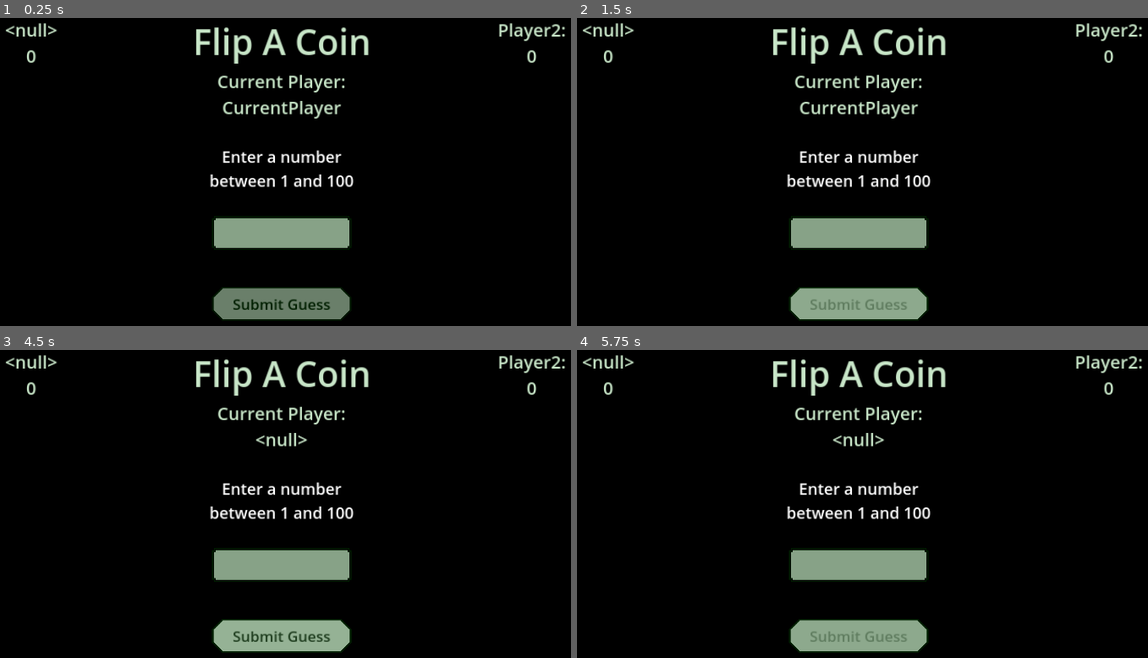
Above: before the commit, frames 1-4 (two rows, left to right).
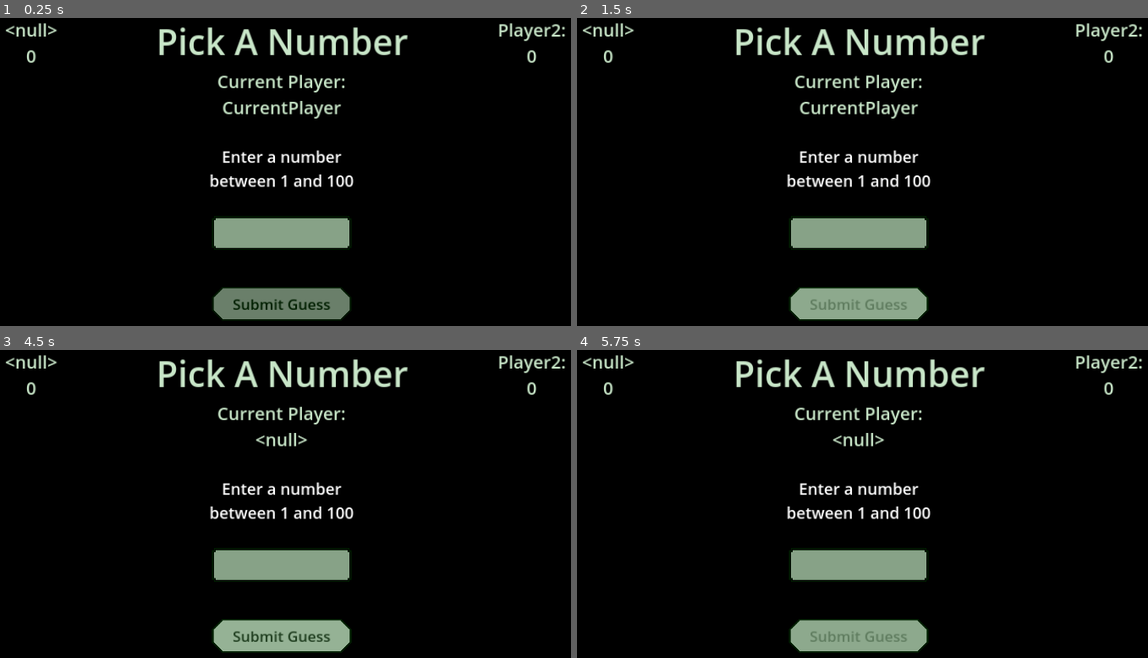
Above: after the commit, the same moments.

Repository: standstilldigitalmedia/MiniGames-gd
Game: Godot game, scene res://PickANumber/pick_a_number.tscn
Same seed, same stepped clock (60 frames per second), same inputs: the game is played once before the commit and once after it. This scene is started directly instead of the project's main scene.
Inputs (mouse positions are in pixels of both pictures, inside the frame that each line leads up to):
- Up to frame 1 (0.25 s): no input
- Up to frame 2 (1.5 s): click (856, 233) at 0.52 s; type "Alex" at 0.6 s; click "Submit Guess" at 1.25 s
- Up to frame 3 (4.5 s): tap Enter at 2, 3.5 s; tap Space at 2.75, 4.25 s
- Up to frame 4 (5.75 s): click "Submit Guess" at 5 s

The runs differ from the first frame. In frame 1, 1.9% of the frame differs, in the area x 27-72%, y 3-15%; in frame 2, 1.9%; in frame 3, 1.9%; in frame 4, 1.9%.
Error in both runs: Cannot call method 'get_value' on a null value. (res://Autoload/config_manager.gd:43)

Commit message:
Rock, Paper, Scissors
Rock, Paper, Scissors is complete. That was quick.

Diff:
--- a/PickANumber/pick_a_number.gd
+++ b/PickANumber/pick_a_number.gd
@@ -6,7 +6,7 @@
 var rng: RandomNumberGenerator
 
 func _ready():
-	overlay_scene = GlobalManager.create_overlay("Flip A Coin")
+	overlay_scene = GlobalManager.create_overlay("Pick A Number")
 	add_child(overlay_scene)
 	rng = GlobalManager.init_random_rng()
 
--- /dev/null
+++ b/RockPaperScissors/rock_paper_scissors.gd
@@ -0,0 +1,78 @@
+extends Control
+
+var overlay_scene: Node
+var player_1_throw = ""
+var player_2_throw = ""
+
+func disable_buttons(disable):
+	$Background/RockButton.set_disabled(disable)
+	$Background/PaperButton.set_disabled(disable)
+	$Background/ScissorsButton.set_disabled(disable)
+
+func reset_throws():
+	player_1_throw = ""
+	player_2_throw = ""
+
+func set_throw(throw):
+	if player_1_throw == "":
+		player_1_throw = throw
+	else:
+		player_2_throw = throw
+
+func _ready():
+	ConfigManager.read_config()
+	overlay_scene = GlobalManager.create_overlay("Rock, Paper, Scissors")
+	add_child(overlay_scene)
+
+func on_button_press(throw):
+	disable_buttons(true)
+	set_throw(throw)
+	$NextTurnTimer.start()
+
+func _on_rock_button_pressed():
+	on_button_press("rock")
+	$Background/RockButton.release_focus()
+
+func _on_paper_button_pressed():
+	on_button_press("paper")
+	$Background/PaperButton.release_focus()
+
+func _on_scissors_button_pressed():
+	on_button_press("scissors")
+	$Background/ScissorsButton.release_focus()
+
+func create_tie_box():
+	var confirm_box_scene = load(ConfigManager.CONFIRM_BOX_SCENE_PATH)
+	var confirm_box = confirm_box_scene.instantiate()
+	confirm_box.set_confirm_box("TIE!","It was a tie. Go again.","Ok", "Cancel")
+	add_child(confirm_box)
+
+func _on_next_turn_timer_timeout():
+	if player_1_throw != "" and player_2_throw != "":
+		if player_1_throw == "rock":
+			if player_2_throw == "rock":
+				create_tie_box()
+			elif player_2_throw == "paper":
+				overlay_scene.increase_player_2_score()
+			elif player_2_throw == "scissors":
+				overlay_scene.increase_player_1_score()
+		elif player_1_throw == "paper":
+			if player_2_throw == "rock":
+				overlay_scene.increase_player_1_score()
+			elif player_2_throw == "paper":
+				create_tie_box()
+			elif player_2_throw == "scissors":
+				overlay_scene.increase_player_2_score()
+		elif player_1_throw == "scissors":
+			if player_2_throw == "rock":
+				overlay_scene.increase_player_2_score()
+			elif player_2_throw == "paper":
+				overlay_scene.increase_player_1_score()
+			elif player_2_throw == "scissors":
+				create_tie_box()
+		var winner = GlobalManager.get_win_scene(overlay_scene)
+		if  winner != null:
+			add_child(winner)
+		reset_throws()
+	disable_buttons(false)
+	overlay_scene.switch_current_player()
--- /dev/null
+++ b/RockPaperScissors/rock_paper_scissors.tscn
@@ -0,0 +1,185 @@
+[gd_scene load_steps=20 format=3 uid="uid://dfw64fqxnevqg"]
+
+[ext_resource type="Script" path="res://RockPaperScissors/rock_paper_scissors.gd" id="1_qj3ve"]
+[ext_resource type="Texture2D" uid="uid://bod82v66b1g11" path="res://RockPaperScissors/Images/Rock.png" id="2_o0evx"]
+[ext_resource type="Texture2D" uid="uid://jufld165k4gj" path="res://RockPaperScissors/Images/Paper.png" id="3_wh05l"]
+[ext_resource type="Texture2D" uid="uid://c2cvkqnqrkaed" path="res://RockPaperScissors/Images/Scissors.png" id="4_3utnw"]
+
+[sub_resource type="StyleBoxTexture" id="StyleBoxTexture_5tlcg"]
+texture = ExtResource("2_o0evx")
+
+[sub_resource type="StyleBoxTexture" id="StyleBoxTexture_s30n7"]
+texture = ExtResource("2_o0evx")
+
+[sub_resource type="StyleBoxTexture" id="StyleBoxTexture_mtl0m"]
+texture = ExtResource("2_o0evx")
+
+[sub_resource type="StyleBoxTexture" id="StyleBoxTexture_5hp2d"]
+texture = ExtResource("2_o0evx")
+modulate_color = Color(1, 1, 1, 0.392157)
+
+[sub_resource type="StyleBoxTexture" id="StyleBoxTexture_av5rw"]
+texture = ExtResource("2_o0evx")
+
+[sub_resource type="StyleBoxTexture" id="StyleBoxTexture_alcn5"]
+texture = ExtResource("3_wh05l")
+
+[sub_resource type="StyleBoxTexture" id="StyleBoxTexture_bkn4e"]
+texture = ExtResource("3_wh05l")
+
+[sub_resource type="StyleBoxTexture" id="StyleBoxTexture_12hmm"]
+texture = ExtResource("3_wh05l")
+
+[sub_resource type="StyleBoxTexture" id="StyleBoxTexture_utvso"]
+texture = ExtResource("3_wh05l")
+modulate_color = Color(1, 1, 1, 0.392157)
+
+[sub_resource type="StyleBoxTexture" id="StyleBoxTexture_x0b17"]
+texture = ExtResource("3_wh05l")
+
+[sub_resource type="StyleBoxTexture" id="StyleBoxTexture_lknnk"]
+texture = ExtResource("4_3utnw")
+
+[sub_resource type="StyleBoxTexture" id="StyleBoxTexture_854qa"]
+texture = ExtResource("4_3utnw")
+
+[sub_resource type="StyleBoxTexture" id="StyleBoxTexture_cv012"]
+texture = ExtResource("4_3utnw")
+
+[sub_resource type="StyleBoxTexture" id="StyleBoxTexture_23f1w"]
+texture = ExtResource("4_3utnw")
+modulate_color = Color(1, 1, 1, 0.392157)
+
+[sub_resource type="StyleBoxTexture" id="StyleBoxTexture_wi1hn"]
+texture = ExtResource("4_3utnw")
+
+[node name="RockPaperScissors" type="Control"]
+layout_mode = 3
+anchors_preset = 15
+anchor_right = 1.0
+anchor_bottom = 1.0
+grow_horizontal = 2
+grow_vertical = 2
+script = ExtResource("1_qj3ve")
+
+[node name="Background" type="ColorRect" parent="."]
+layout_mode = 1
+anchors_preset = 15
+anchor_right = 1.0
+anchor_bottom = 1.0
+grow_horizontal = 2
+grow_vertical = 2
+color = Color(0, 0, 0, 1)
+
+[node name="RockButton" type="Button" parent="Background"]
+custom_minimum_size = Vector2(300, 300)
+layout_mode = 1
+anchors_preset = -1
+anchor_left = 0.104
+anchor_top = 0.361
+anchor_right = 0.26
+anchor_bottom = 0.639
+offset_left = 0.319992
+offset_top = 0.119965
+offset_right = 0.799957
+offset_bottom = -0.120056
+grow_vertical = 2
+theme_override_styles/normal = SubResource("StyleBoxTexture_5tlcg")
+theme_override_styles/hover = SubResource("StyleBoxTexture_s30n7")
+theme_override_styles/pressed = SubResource("StyleBoxTexture_mtl0m")
+theme_override_styles/disabled = SubResource("StyleBoxTexture_5hp2d")
+theme_override_styles/focus = SubResource("StyleBoxTexture_av5rw")
+
+[node name="RockLabel" type="Label" parent="Background/RockButton"]
+layout_mode = 1
+anchors_preset = -1
+anchor_top = 0.713
+anchor_right = 1.0
+anchor_bottom = 1.0
+offset_top = 63.1
+grow_horizontal = 2
+grow_vertical = 0
+theme_override_colors/font_color = Color(0.784314, 0.901961, 0.784314, 1)
+theme_override_font_sizes/font_size = 60
+text = "Rock"
+horizontal_alignment = 1
+vertical_alignment = 1
+
+[node name="PaperButton" type="Button" parent="Background"]
+custom_minimum_size = Vector2(300, 300)
+layout_mode = 1
+anchors_preset = -1
+anchor_left = 0.422
+anchor_top = 0.556
+anchor_right = 0.578
+anchor_bottom = 0.833
+offset_left = -0.240051
+offset_top = -0.480042
+offset_right = 0.23999
+offset_bottom = 0.359924
+grow_horizontal = 2
+grow_vertical = 0
+theme_override_styles/normal = SubResource("StyleBoxTexture_alcn5")
+theme_override_styles/hover = SubResource("StyleBoxTexture_bkn4e")
+theme_override_styles/pressed = SubResource("StyleBoxTexture_12hmm")
+theme_override_styles/disabled = SubResource("StyleBoxTexture_utvso")
+theme_override_styles/focus = SubResource("StyleBoxTexture_x0b17")
+
+[node name="PaperLabel" type="Label" parent="Background/PaperButton"]
+layout_mode = 1
+anchors_preset = -1
+anchor_top = 0.713
+anchor_right = 1.0
+anchor_bottom = 1.0
+offset_top = 63.1
+grow_horizontal = 2
+grow_vertical = 0
+theme_override_colors/font_color = Color(0.784314, 0.901961, 0.784314, 1)
+theme_override_font_sizes/font_size = 60
+text = "Paper"
+horizontal_alignment = 1
+vertical_alignment = 1
+
+[node name="ScissorsButton" type="Button" parent="Background"]
+custom_minimum_size = Vector2(300, 300)
+layout_mode = 1
+anchors_preset = -1
+anchor_left = 0.74
+anchor_top = 0.361
+anchor_right = 0.896
+anchor_bottom = 0.639
+offset_left = -0.800049
+offset_top = 0.119965
+offset_right = -0.320068
+offset_bottom = -0.120056
+grow_horizontal = 0
+grow_vertical = 2
+theme_override_styles/normal = SubResource("StyleBoxTexture_lknnk")
+theme_override_styles/hover = SubResource("StyleBoxTexture_854qa")
+theme_override_styles/pressed = SubResource("StyleBoxTexture_cv012")
+theme_override_styles/disabled = SubResource("StyleBoxTexture_23f1w")
+theme_override_styles/focus = SubResource("StyleBoxTexture_wi1hn")
+
+[node name="ScissorsLabel" type="Label" parent="Background/ScissorsButton"]
+layout_mode = 1
+anchors_preset = -1
+anchor_top = 0.713
+anchor_right = 1.0
+anchor_bottom = 1.0
+offset_top = 63.1
+grow_horizontal = 2
+grow_vertical = 0
+theme_override_colors/font_color = Color(0.784314, 0.901961, 0.784314, 1)
+theme_override_font_sizes/font_size = 60
+text = "Scissors"
+horizontal_alignment = 1
+vertical_alignment = 1
+
+[node name="NextTurnTimer" type="Timer" parent="."]
+wait_time = 3.0
+one_shot = true
+
+[connection signal="pressed" from="Background/RockButton" to="." method="_on_rock_button_pressed"]
+[connection signal="pressed" from="Background/PaperButton" to="." method="_on_paper_button_pressed"]
+[connection signal="pressed" from="Background/ScissorsButton" to="." method="_on_scissors_button_pressed"]
+[connection signal="timeout" from="NextTurnTimer" to="." method="_on_next_turn_timer_timeout"]
